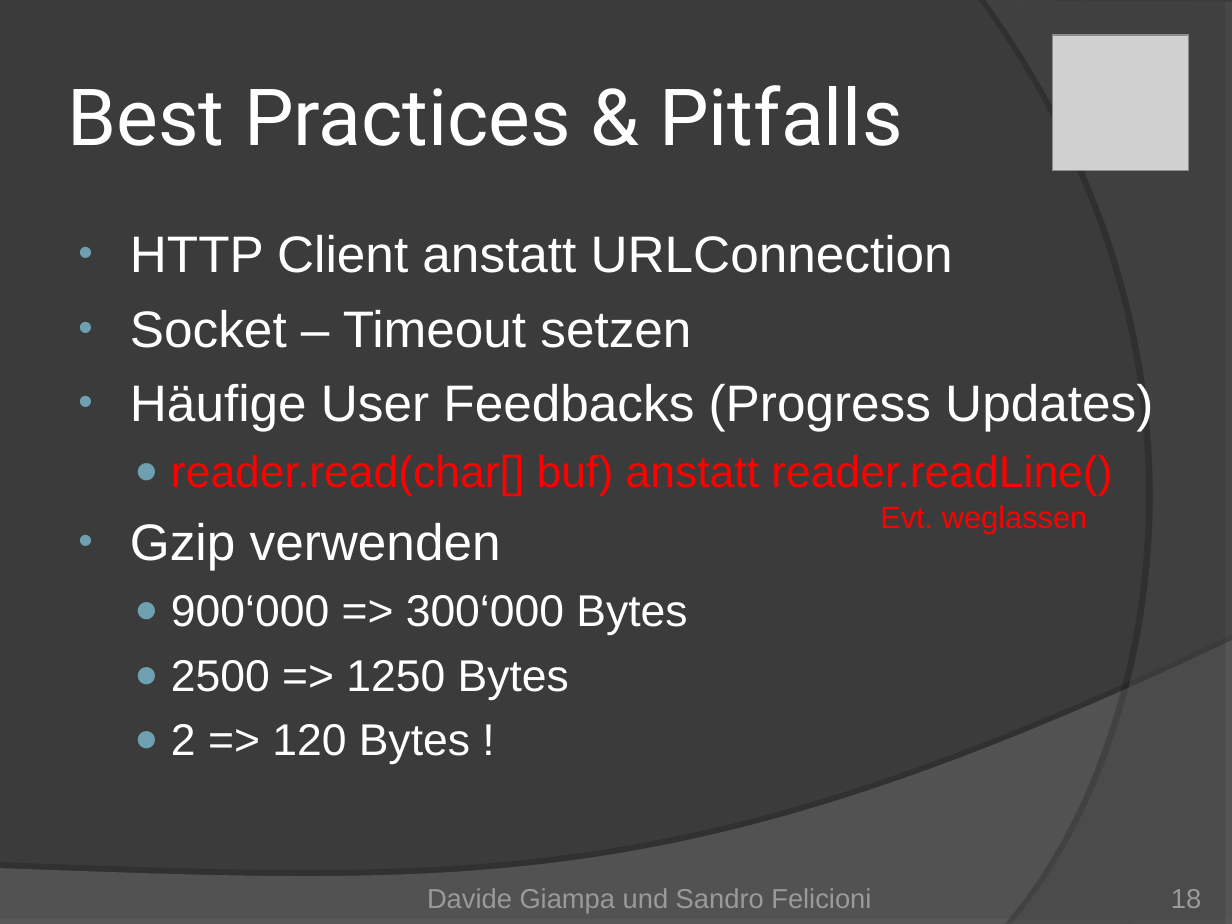
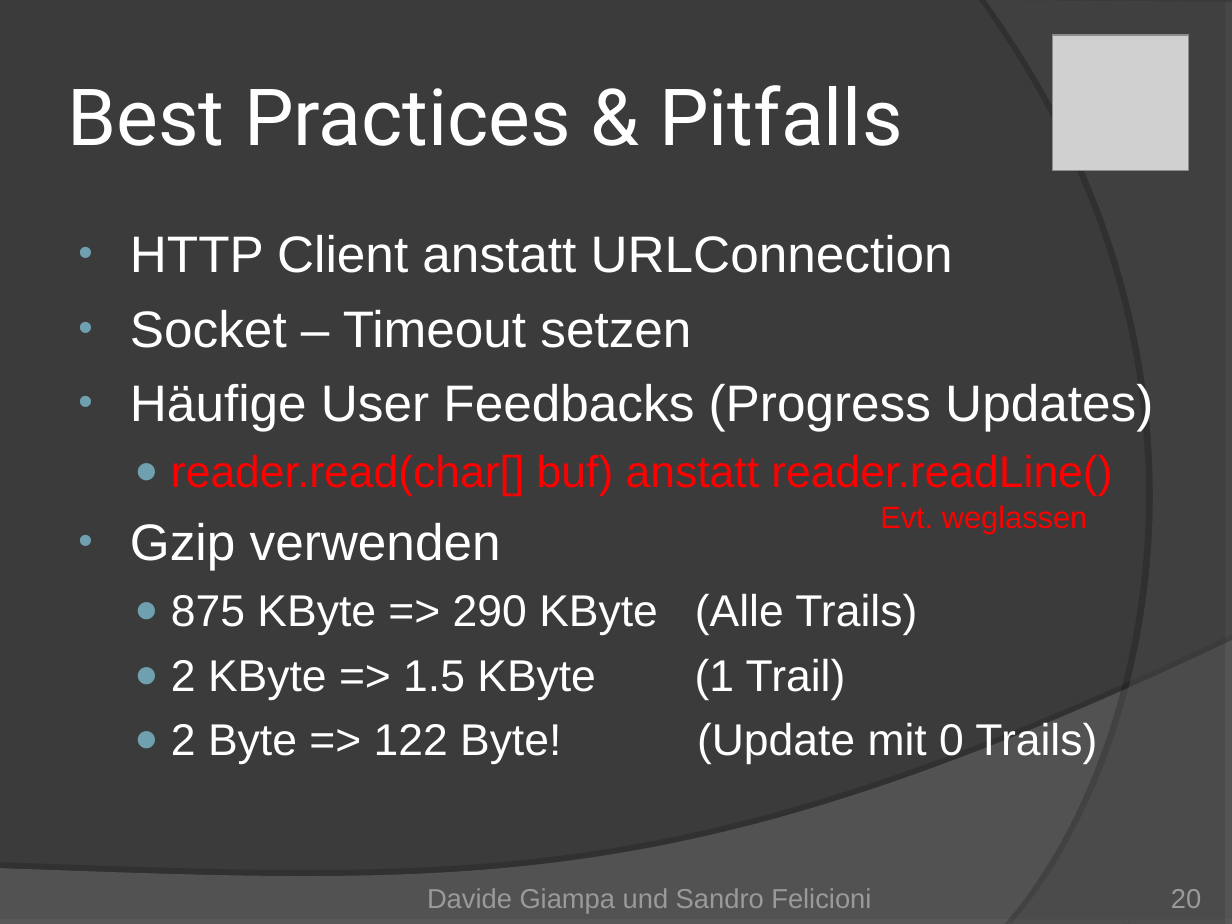
Before and after one commit to Mr-Slash/TrailDevils, a slide deck: slide 20 of doc/01_Project Management/TrailDevils-final.ppt (slide 18 before the commit). Drawn at 1232x924 pixels with LibreOffice and Linux fonts; fonts in the diff are those of the drawing; grey boxes stand for pictures. Boxes give left, top, right and bottom in pixels: in the first picture for what was removed or moved away, otherwise in the second. Text is boxed around its words. In the diff, an @@ line names an element or a change of style, - is before the commit and + after.

Commit message:
updated Presentation

```diff
--- a/doc/01_Project Management/TrailDevils-final.ppt
+++ b/doc/01_Project Management/TrailDevils-final.ppt
@@ text at (171, 593, 1097, 764): text changed @@
-  ● 900‘000 => 300‘000 Bytes
-  ● 2500 => 1250 Bytes
-  ● 2 => 120 Bytes !
+  ● 875 KByte => 290 KByte (Alle Trails)
+  ● 2 KByte => 1.5 KByte (1 Trail)
+  ● 2 Byte => 122 Byte! (Update mit 0 Trails)
@@ page number at (1171, 889, 1201, 908): text changed @@
-18
+20
```
Also in this commit, not shown: 5 other slides changed, 2 slides added, 1 other file.
